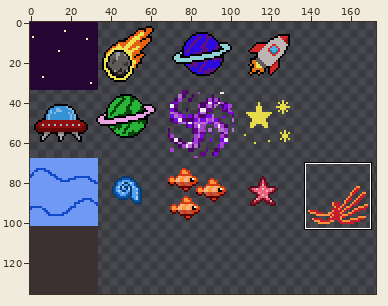
One commit to this sprite sheet: asprite/tileset.png. Above, an overview of the earlier version with the close-up marked.
Close-up. The starting point:
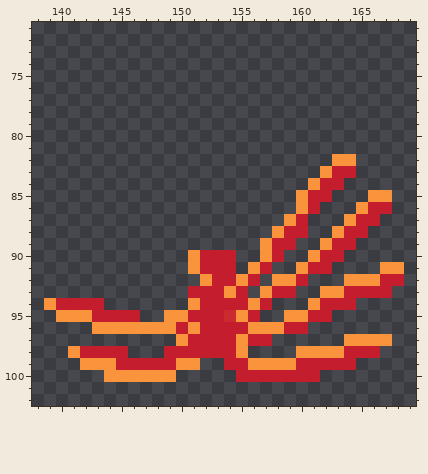
The file is 204x136 pixels. Colours within 5 levels of each other are drawn and written as one. Shown: x 138..169, y 71..102. The wide view leaves out empty margins.
New version:
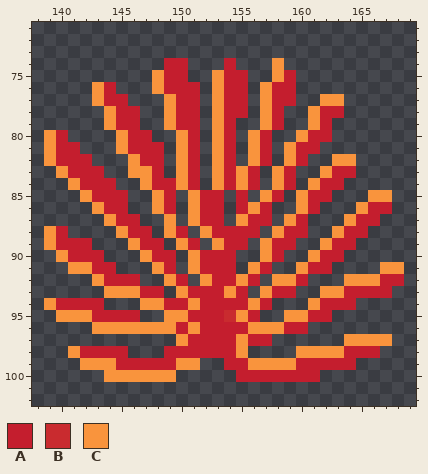
Palette (. is transparent): A #c41e2e  B #c92b2f  C #f9943d
Commit message: Koralle fertiggestellt
Difference:
{"y":74,"x":149,"old":"..","new":"AA"}
{"y":74,"x":154,"old":".","new":"A"}
{"y":74,"x":158,"old":".","new":"C"}
{"y":75,"x":148,"old":"...","new":"CAA"}
{"y":75,"x":153,"old":"...","new":"CAA"}
{"y":75,"x":158,"old":"..","new":"CA"}
{"y":76,"x":143,"old":"..","new":"CA"}
{"y":76,"x":148,"old":"....","new":"CAAA"}
{"y":76,"x":153,"old":"...","new":"CAA"}
{"y":76,"x":157,"old":"...","new":"CAA"}
{"y":77,"x":143,"old":"...","new":"CAA"}
{"y":77,"x":149,"old":"...","new":"CAA"}
{"y":77,"x":153,"old":"...","new":"CAA"}
{"y":77,"x":157,"old":"...","new":"CAA"}
{"y":77,"x":162,"old":"..","new":"CC"}
{"y":78,"x":144,"old":"...","new":"CAA"}
{"y":78,"x":149,"old":"...","new":"CAA"}
{"y":78,"x":153,"old":"...","new":"CAA"}
{"y":78,"x":157,"old":"..","new":"CA"}
{"y":78,"x":161,"old":"...","new":"CAA"}
{"y":79,"x":144,"old":"...","new":"CAA"}
{"y":79,"x":149,"old":"...","new":"CAA"}
{"y":79,"x":153,"old":"..","new":"CA"}
{"y":79,"x":157,"old":"..","new":"CA"}
{"y":79,"x":161,"old":"..","new":"CA"}
{"y":80,"x":139,"old":"..","new":"CA"}
{"y":80,"x":145,"old":"...","new":"CAA"}
{"y":80,"x":150,"old":"..","new":"CA"}
{"y":80,"x":153,"old":"..","new":"CA"}
{"y":80,"x":156,"old":"..","new":"CA"}
{"y":80,"x":160,"old":"...","new":"CAA"}
{"y":81,"x":139,"old":"...","new":"CAA"}
{"y":81,"x":145,"old":"....","new":"CAAA"}
{"y":81,"x":150,"old":"..","new":"CA"}
{"y":81,"x":153,"old":"..","new":"CA"}
{"y":81,"x":156,"old":"..","new":"CA"}
{"y":81,"x":159,"old":"...","new":"CAA"}
{"y":82,"x":139,"old":"....","new":"CAAA"}
{"y":82,"x":146,"old":"...","new":"CAA"}
{"y":82,"x":150,"old":"..","new":"CA"}
{"y":82,"x":153,"old":"..","new":"CA"}
{"y":82,"x":156,"old":"..","new":"CA"}
{"y":82,"x":159,"old":"..","new":"CA"}
{"y":83,"x":140,"old":"....","new":"CAAA"}
{"y":83,"x":146,"old":"...","new":"CCA"}
{"y":83,"x":150,"old":"..","new":"CA"}
{"y":83,"x":153,"old":"....","new":"CACA"}
{"y":83,"x":158,"old":"..","new":"CA"}
{"y":84,"x":141,"old":"....","new":"CAAA"}
{"y":84,"x":147,"old":".....","new":"CAACA"}
{"y":84,"x":153,"old":"....","new":"CACA"}
{"y":84,"x":158,"old":"..","new":"CA"}
{"y":85,"x":142,"old":"....","new":"CAAA"}
{"y":85,"x":148,"old":"..","new":"CA"}
{"y":85,"x":151,"old":"...","new":"CAA"}
{"y":85,"x":155,"old":".","new":"A"}
{"y":85,"x":157,"old":"..","new":"CA"}
{"y":86,"x":143,"old":"...","new":"CAA"}
{"y":86,"x":148,"old":"..","new":"CA"}
{"y":86,"x":151,"old":"...","new":"CAA"}
{"y":86,"x":155,"old":"...","new":"ACA"}
{"y":87,"x":144,"old":"...","new":"CAA"}
{"y":87,"x":149,"old":".","new":"C"}
{"y":87,"x":151,"old":"...","new":"CAA"}
{"y":87,"x":155,"old":"...","new":"CAA"}
{"y":88,"x":139,"old":"..","new":"CA"}
{"y":88,"x":145,"old":"...","new":"CAA"}
{"y":88,"x":149,"old":"..","new":"CA"}
{"y":88,"x":152,"old":".....","new":"CAAAA"}
{"y":89,"x":139,"old":"....","new":"CAAA"}
{"y":89,"x":146,"old":"...","new":"CAA"}
{"y":89,"x":150,"old":"..","new":"CA"}
{"y":89,"x":153,"old":"...","new":"CAA"}
{"y":90,"x":140,"old":"....","new":"CAAA"}
{"y":90,"x":147,"old":"...","new":"CAA"}
{"y":91,"x":141,"old":"....","new":"CCAA"}
{"y":91,"x":148,"old":"..","new":"CA"}
{"y":92,"x":143,"old":"....","new":"CAAA"}
{"y":92,"x":149,"old":"..","new":"CA"}
{"y":93,"x":144,"old":".....","new":"CCCAA"}
{"y":93,"x":150,"old":".","new":"C"}
{"y":94,"x":147,"old":"....","new":"CCAA"}
{"label":"added","picture_box":[44,58,344,310]}
